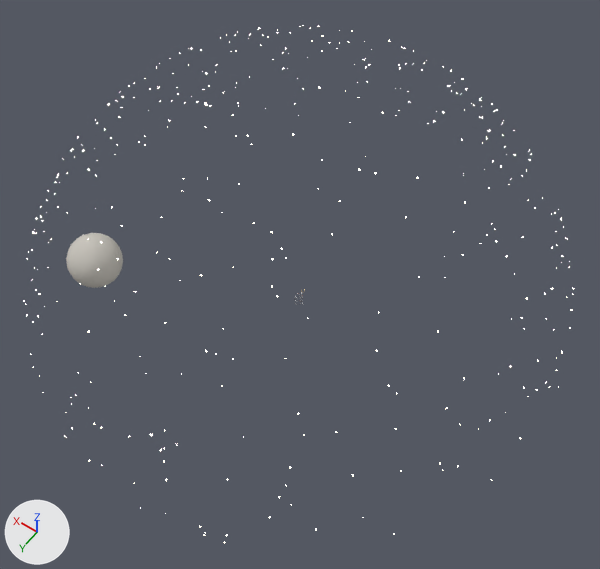
One commit to the glTF model src/game/ascent/assets/zone-5.glb: the scene before it, then after it.
The view is the same before and after, from a camera (50 mm lens) standing at (-785.0, 1095.0, 2113.0) and looking at (-71.0, 95.0, 543.0). The axes (+X, +Y, +Z) are drawn at lower left. The lights are the same throughout. The picture after the commit comes second. Where no turn or scale is listed for an object, it has been applied to the vertices.

The first picture shows 'SKY_moon' and 1 more.
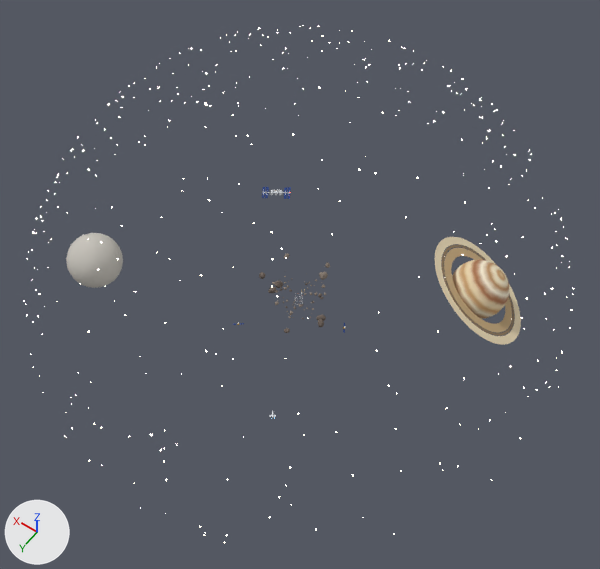
The change, as a list of edits to the scene's bpy script:
```text
Add img_tex_cells_normal:
    img_tex_cells_normal = load_image('tex-cells-normal', '_unpacked/tex-cells-normal', 256, 256, 'Non-Color')
Add img_tex_cells:
    img_tex_cells = load_image('tex-cells', '_unpacked/tex-cells', 512, 512, 'sRGB')
Add img_tex_planet:
    img_tex_planet = load_image('tex-planet', '_unpacked/tex-planet', 1024, 512, 'sRGB')
Add mat_panel:
    mat_panel = bpy.data.materials.new('panel')
    # colours: blue #214696
    # uses the picture img_tex_cells
    # uses the picture img_tex_cells_normal
Add mat_ring_light:
    mat_ring_light = principled_material('ring-light')
    mat_ring_light.base_color = (0.791, 0.672, 0.456)  # beige #e6d6b4
    mat_ring_light.roughness = 0.9
Add mat_ring_dark:
    mat_ring_dark = principled_material('ring-dark')
    mat_ring_dark.base_color = (0.262, 0.178, 0.0931)  # brown #8c7556
    mat_ring_dark.roughness = 0.9
Add mat_ring_mid:
    mat_ring_mid = principled_material('ring-mid')
    mat_ring_mid.base_color = (0.521, 0.371, 0.195)  # brown #bfa47a
    mat_ring_mid.roughness = 0.9
Add mat_planet:
    mat_planet = principled_material('planet')
    mat_planet.texture = img_tex_planet
    mat_planet.roughness = 0.9
Add me_mesh_8_1:
    me_mesh_8_1.from_pydata(...)  # 192 vertices, 352 faces; spans x -50.8..50.8, y -47.9..47.9, z -7.8..7.8
    me_mesh_8_1.materials.append(mat_panel)
Add me_mesh_5_1:
    me_mesh_5_1.from_pydata(...)  # 512 vertices, 1024 faces; spans x -143.0..143.0, y -154.0..154.0, z -101.0..101.0
    me_mesh_5_1.materials.append(mat_ring_light)  # beige #e6d6b4
Add me_mesh_4_1:
    me_mesh_4_1.from_pydata(...)  # 512 vertices, 1024 faces; spans x -121.0..121.0, y -130.0..130.0, z -85.0..85.0
    me_mesh_4_1.materials.append(mat_ring_dark)  # brown #8c7556
Add me_mesh_3_1:
    me_mesh_3_1.from_pydata(...)  # 512 vertices, 1024 faces; spans x -113.0..113.0, y -122.0..122.0, z -80.0..80.0
    me_mesh_3_1.materials.append(mat_ring_mid)  # brown #bfa47a
Add me_mesh_2_1:
    me_mesh_2_1.from_pydata(...)  # 1986 vertices, 3968 faces; spans x -80.0..80.0, y -80.0..80.0, z -80.0..80.0
    me_mesh_2_1.materials.append(mat_planet)  # picture img_tex_planet
Add ob_sky_station__panel:
    ob_sky_station__panel = bpy.data.objects.new('SKY_station__panel', me_mesh_8_1)
    ob_sky_station__panel.location = (260.0, -250.0, 370.0)
Add ob_sky_planet_ring_outer:
    ob_sky_planet_ring_outer = bpy.data.objects.new('SKY_planet_ring_outer', me_mesh_5_1)
    ob_sky_planet_ring_outer.location = (-380.0, -300.0, 340.0)
Add ob_sky_planet_ring_gap:
    ob_sky_planet_ring_gap = bpy.data.objects.new('SKY_planet_ring_gap', me_mesh_4_1)
    ob_sky_planet_ring_gap.location = (-380.0, -300.0, 340.0)
Add ob_sky_planet_ring_inner:
    ob_sky_planet_ring_inner = bpy.data.objects.new('SKY_planet_ring_inner', me_mesh_3_1)
    ob_sky_planet_ring_inner.location = (-380.0, -300.0, 340.0)
Add ob_sky_planet:
    ob_sky_planet = bpy.data.objects.new('SKY_planet', me_mesh_2_1)
    ob_sky_planet.location = (-380.0, -300.0, 340.0)
```

Changed parts and their boxes [x1, y1, x2, y2] in the pictures (600 x 569 px):
'SKY_planet', added (beige): after [449, 259, 509, 319]
'SKY_planet_ring_outer', added (beige): after [435, 237, 521, 345]
'SKY_planet_ring_inner', added (brown): after [444, 248, 512, 333]
'SKY_planet_ring_gap', added: after [442, 245, 514, 336]
'SKY_station__panel', added: after [262, 187, 291, 199]
